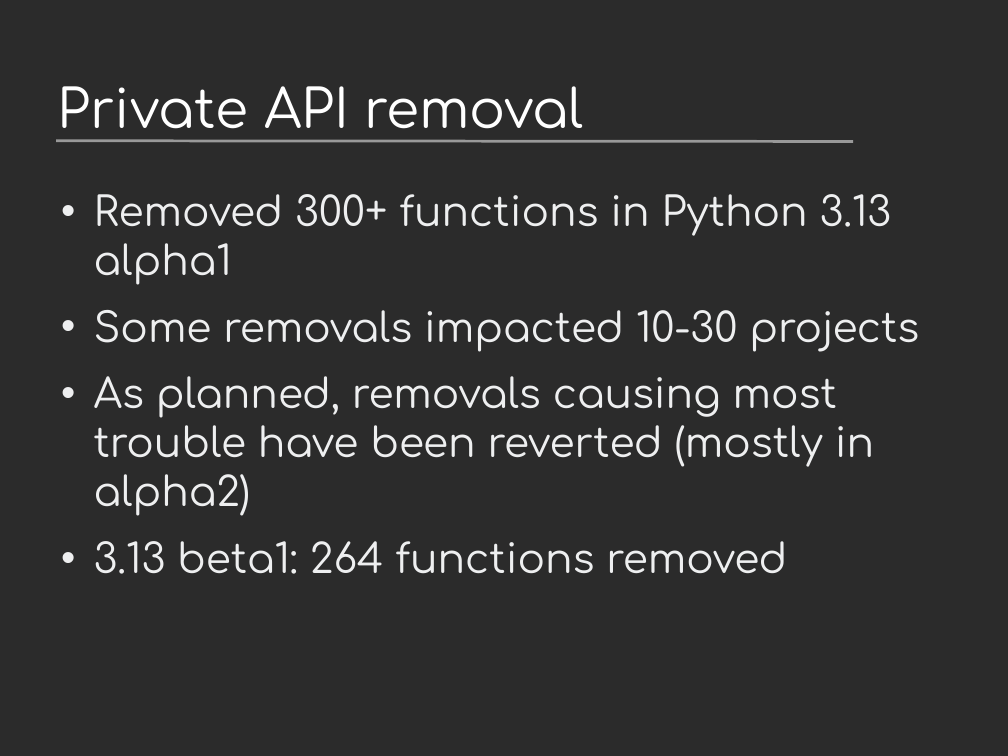
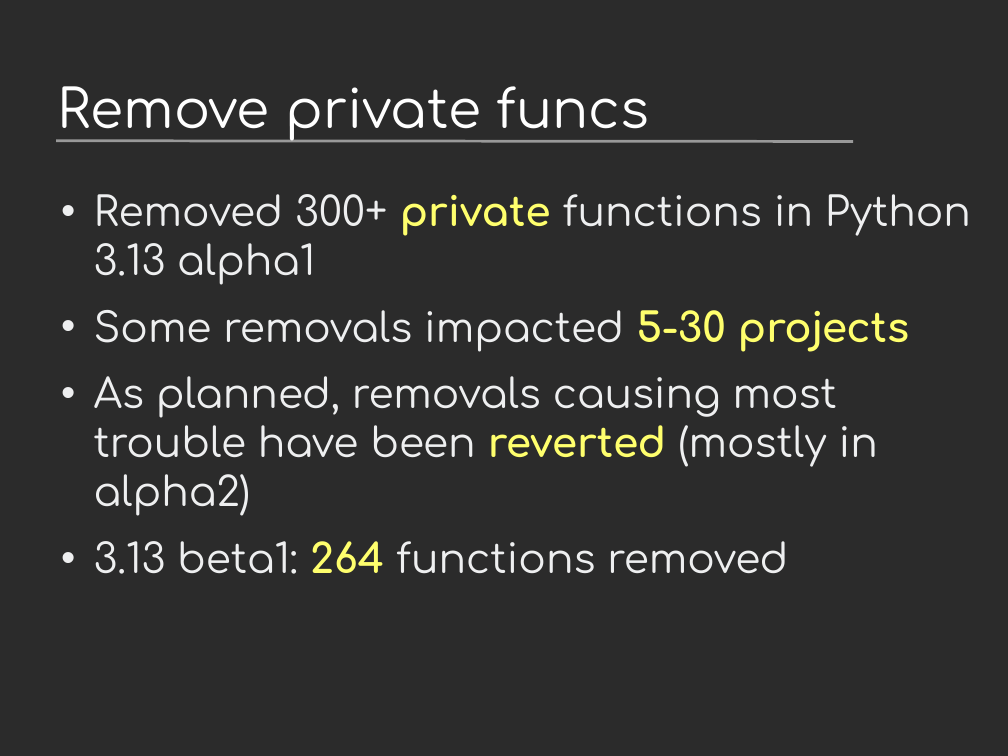
Before and after one commit to vstinner/talks, a slide deck: slide 6 of 2024-PyconUS-LangSummit/c-api.odp (slide 4 before the commit). Drawn at 1008x756 pixels with LibreOffice and Linux fonts; fonts in the diff are those of the drawing; background and template pictures are left out; a plain dark background stands for a picture behind light text. Boxes give left, top, right and bottom in pixels: in the first picture for what was removed or moved away, otherwise in the second. Text is boxed around its words. In the diff, an @@ line names an element or a change of style, - is before the commit and + after.

```diff
--- a/2024-PyconUS-LangSummit/c-api.odp
+++ b/2024-PyconUS-LangSummit/c-api.odp
@@ title at box(58, 86, 649, 141): text changed @@
-Private API removal
+Remove private funcs
@@ text at box(94, 194, 971, 351): text changed @@
-• Removed 300+ functions in Python 3.13 alpha1
-• Some removals impacted 10-30 projects
+• Removed 300+ private functions in Python 3.13 alpha1
+• Some removals impacted 5-30 projects
@@ text at box(94, 376, 878, 574): text colour #EEEFF0 to #FFFF6D, bold on in "reverted", "264" @@
```
Also in this commit, not shown: 11 other slides changed, 4 slides added, 1 other file.
